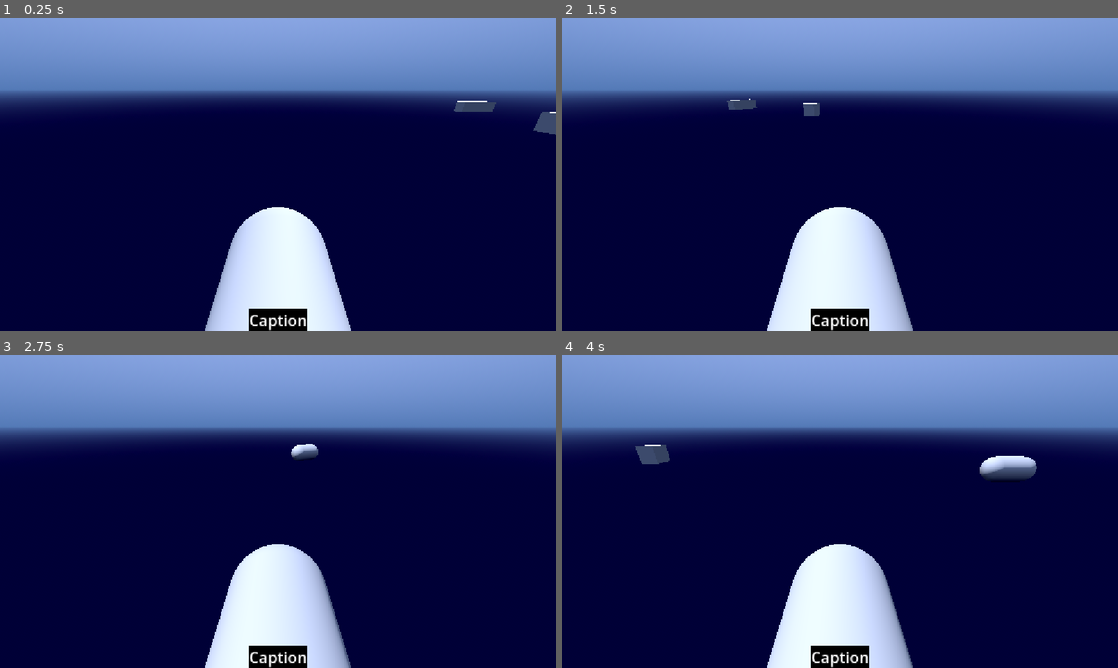
Above: before the commit, frames 1-4 (two rows, left to right).
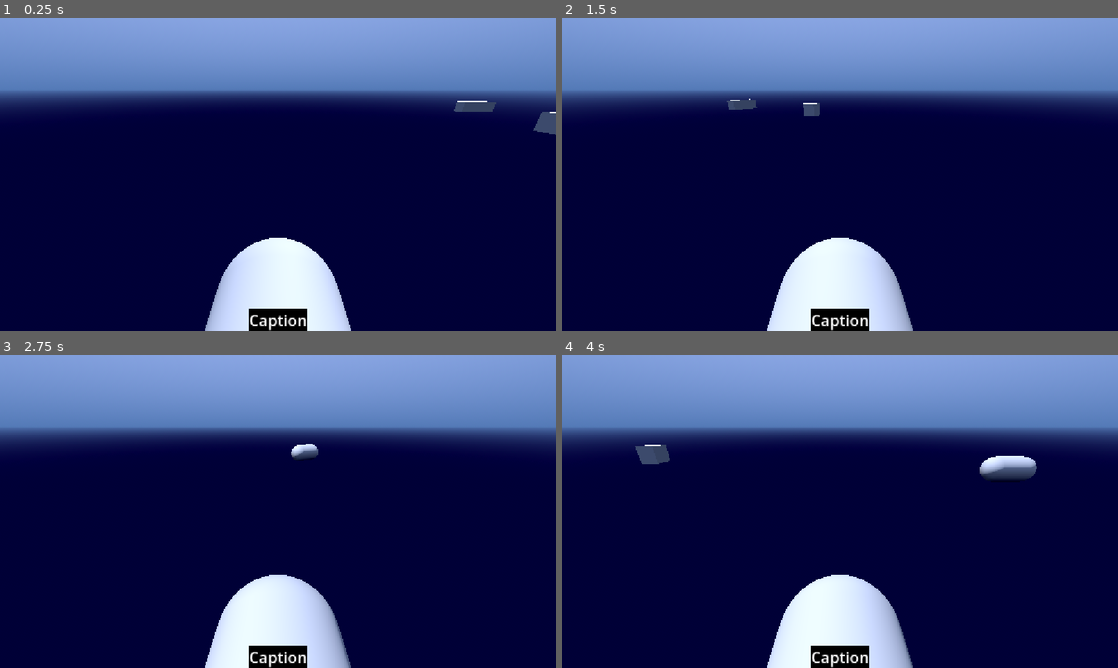
Above: after the commit, the same moments.

Repository: PeterDrake/yachtsinkers
Game: Godot game, scene res://yachtsinkers.tscn
The game is run twice, just before and just after one commit, with the same random seed, the same clock (stepped at 60 frames per second) and the same inputs. Sound files missing from this copy of the repository are replaced by a short silence.
Inputs:
- Up to frame 1 (0.25 s): no input
- Up to frame 2 (1.5 s): tap Enter (ui_accept) at 0.5, 0.77 s; hold Right (right) 0.53-1.28 s; tap 1 (bite) at 0.6, 1.35 s; hold Down (ui_down) from 1.28 s (still down)
- Up to frame 3 (2.75 s): tap Enter (ui_accept) at 1.52 s; release Down (ui_down) at 2.03 s; hold Right (right) from 2.03 s (still down); tap Space (space) at 2.1 s; tap 1 (bite) at 2.3 s
- Up to frame 4 (4 s): release Right (right) at 2.78 s; hold Up (forward) 2.78-3.53 s; tap 1 (bite) at 2.85, 3.6 s; tap Enter (ui_accept) at 3.02, 3.77 s; hold Left (left) from 3.53 s (still down)

The runs differ from the first frame. In frame 1, 1.6% of the frame differs, in the area x 39-61%, y 60-87%; in frame 2, 1.6%; in frame 3, 1.7%; in frame 4, 1.6%.
Error in both runs: Out of bounds get index '0' (on base: 'PackedStringArray') (res://speech.gd:3)

Commit message:
Rudder tuning

Diff:
--- a/default_bus_layout.tres
+++ b/default_bus_layout.tres
@@ -22,7 +22,7 @@
 bus/2/solo = false
 bus/2/mute = false
 bus/2/bypass_fx = false
-bus/2/volume_db = 0.0
+bus/2/volume_db = 6.0199986
 bus/2/send = &"Master"
 bus/2/effect/0/effect = SubResource("AudioEffectPitchShift_j3pel")
 bus/2/effect/0/enabled = true
--- a/player.gd
+++ b/player.gd
@@ -52,9 +52,7 @@
 		var count = $ShapeCast3D.get_collision_count()
 		for i in range(count):
 			$ShapeCast3D.get_collider(i).sonar_return()
-	elif Input.is_action_just_pressed("bite") and bite_enabled and rudder.visible and \
+	elif Input.is_action_just_pressed("bite") and bite_enabled and rudder.is_playing() and \
 			position.distance_to(rudder.global_position) < 3:
-		print(position.distance_to(rudder.global_position))
-		print(rudder.visible)
 		$BiteSound.play()
 		yacht.receive_bite()
--- a/player.tscn
+++ b/player.tscn
@@ -17,14 +17,15 @@
 script = ExtResource("1_4flbx")
 
 [node name="CollisionShape3D" type="CollisionShape3D" parent="." unique_id=888322649]
-transform = Transform3D(1, 0, 0, 0, -4.371139e-08, -1, 0, 1, -4.371139e-08, 0, 0, 0)
+transform = Transform3D(1, 0, 3.284056e-15, 6.6814974e-22, -4.371139e-08, -1, 0, 1, -4.371139e-08, -8.731939e-08, -7.633704e-15, -0.5)
 shape = SubResource("CapsuleShape3D_t7gb3")
 
 [node name="MeshInstance3D" type="MeshInstance3D" parent="." unique_id=877574588]
-transform = Transform3D(1, 0, 0, 0, 5.9604645e-08, -0.99999994, 0, 0.99999994, 5.9604645e-08, 0, 0, 0)
+transform = Transform3D(1, 0, -1.8946242e-15, 6.6814974e-22, 5.9604645e-08, -0.99999994, 0, 0.99999994, 5.9604645e-08, -8.731939e-08, -7.633704e-15, -0.5)
 mesh = SubResource("CapsuleMesh_xx5pe")
 
 [node name="ShapeCast3D" type="ShapeCast3D" parent="." unique_id=2053754596]
+transform = Transform3D(1, 6.6814974e-22, 0, 6.6814974e-22, 1, 0, 0, 0, 1, -8.731939e-08, -7.633704e-15, -0.5)
 shape = SubResource("ConvexPolygonShape3D_4flbx")
 target_position = Vector3(0, 0, 0)
 collide_with_areas = true
@@ -33,10 +34,13 @@
 one_shot = true
 
 [node name="SonarSound" type="AudioStreamPlayer3D" parent="." unique_id=1036465681]
+transform = Transform3D(1, 6.6814974e-22, 0, 6.6814974e-22, 1, 0, 0, 0, 1, -8.731939e-08, -7.633704e-15, -0.5)
 stream = ExtResource("2_onrkg")
 
 [node name="CollisionSound" type="AudioStreamPlayer3D" parent="." unique_id=1863250029]
+transform = Transform3D(1, 6.6814974e-22, 0, 6.6814974e-22, 1, 0, 0, 0, 1, -8.731939e-08, -7.633704e-15, -0.5)
 stream = ExtResource("3_i3pqv")
 
 [node name="BiteSound" type="AudioStreamPlayer3D" parent="." unique_id=1474880397]
+transform = Transform3D(1, 6.6814974e-22, 0, 6.6814974e-22, 1, 0, 0, 0, 1, -8.731939e-08, -7.633704e-15, -0.5)
 stream = ExtResource("4_hqtel")
--- a/yacht.gd
+++ b/yacht.gd
@@ -41,7 +41,7 @@
 			speech.say("Yacht health: " + str(health))
 
 func receive_bite() -> void:
-	$RudderSound.visible = false
+	$RudderSound.stop()
 	speed = 75
 
 func sonar_return() -> void:
